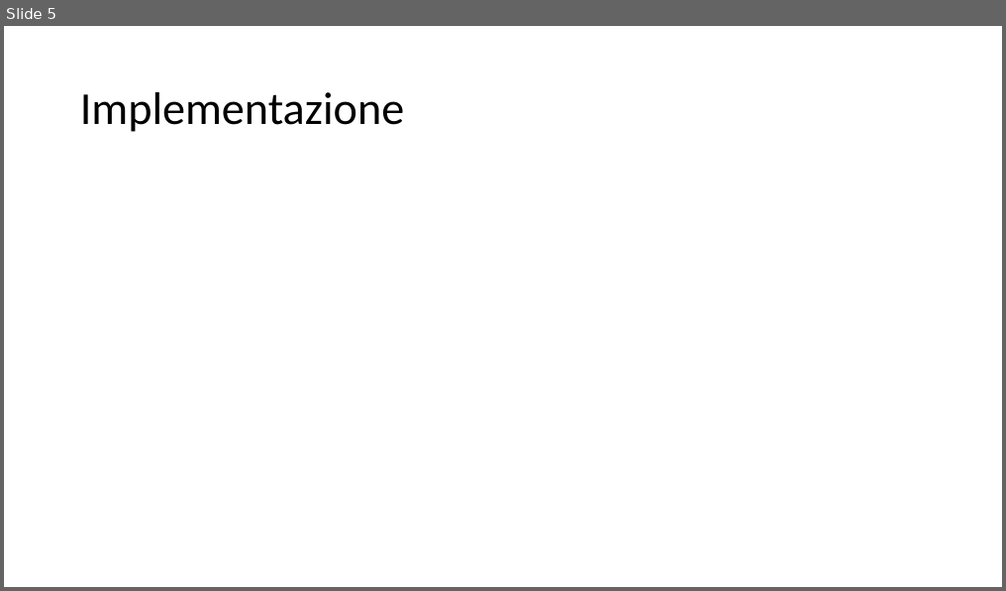
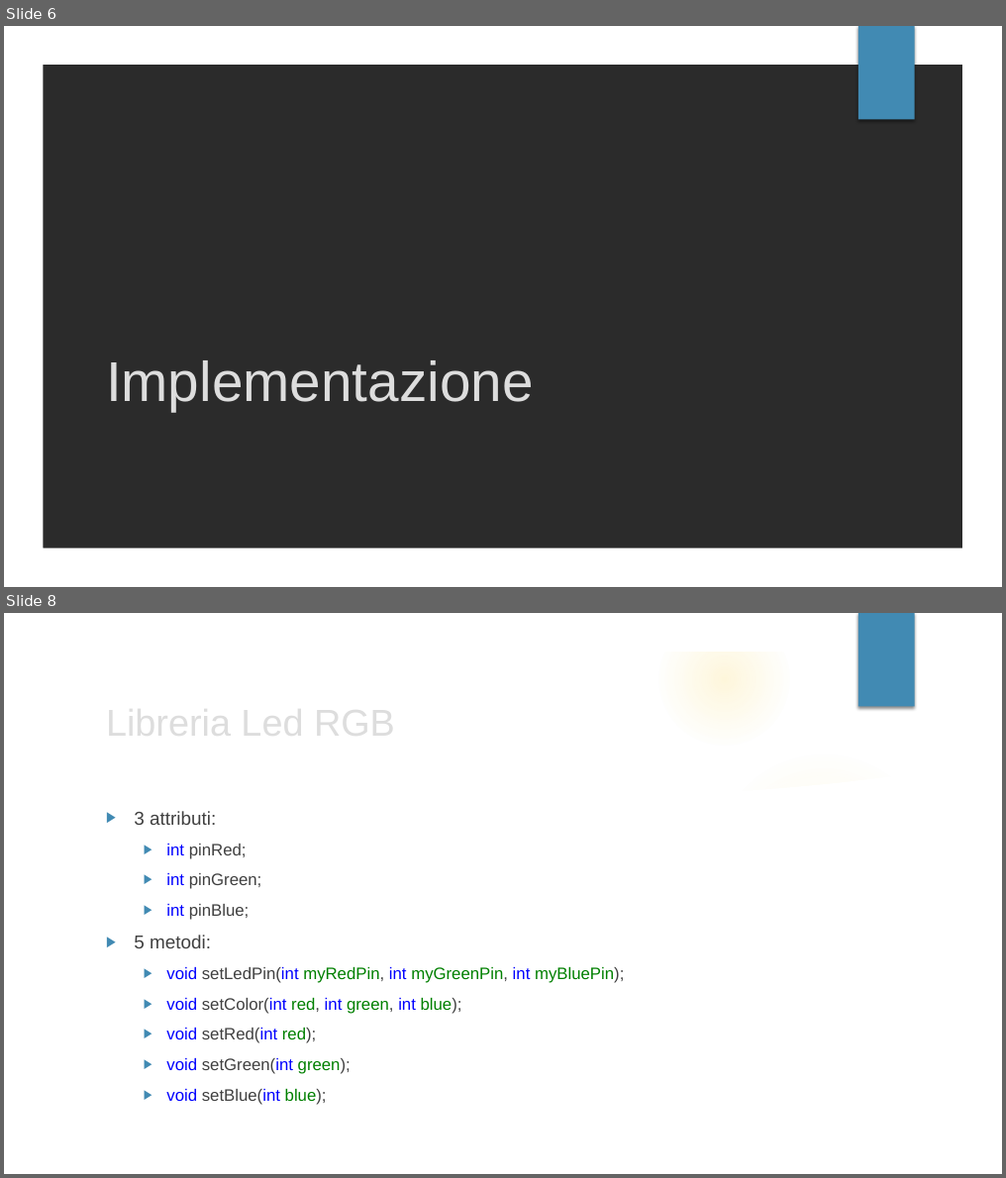
Before and after one commit to mattiaruberto/Progetto2, a slide deck: Presentazione/PROGETTO 2.pptx. Shown one above the other, each under a label of ours: slide 5 before the commit, slides 6 and 8 after it; the slides between them are not shown. The pictures are 1006x591 and 1006x1178 pixels, drawn with LibreOffice and Linux fonts; fonts in the diff are those of the drawing; background and template pictures are left out; a plain dark background stands for a picture behind light text. Boxes give left, top, right and bottom in pixels: in the first picture for what was removed or moved away, otherwise in the second. Text is boxed around its words. In the diff, an @@ line names an element or a change of style, - is before the commit and + after.

```diff
--- a/Presentazione/PROGETTO 2.pptx
+++ b/Presentazione/PROGETTO 2.pptx
@@ slide 8 added at [4,613,1002,1174], background picture (left out); not listed: 2 template elements that a slide beside it also shows @@
@@ title added at [98,692,816,750], 36 pt, text #DDDDDD @@
+Libreria Led RGB
@@ group added at [4,614,971,1174]: 5 ellipses, 2 freeform shapes @@
@@ text added at [134,811,624,1105], 16 pt, text #404040 @@
+▶ 3 attributi:
+  ▶ int pinRed;
+  ▶ int pinGreen;
+  ▶ int pinBlue;
+▶ 5 metodi:
+  ▶ void setLedPin(int myRedPin, int myGreenPin, int myBluePin);
+  ▶ void setColor(int red, int green, int blue);
+  ▶ void setRed(int red);
+  ▶ void setGreen(int green);
+  ▶ void setBlue(int blue);
@@ what was slide 5 is now slide 6 @@
@@ slide 6 changed as well @@
@@ background #FFFFFF to picture (left out) @@
@@ freeform shape added at [4,26,1002,587], fill #FFFFFF @@
@@ rectangle added at [858,26,915,120], fill #418AB3 @@
@@ title "Implementazione": place and size @@
-title "Implementazione" at [80,92,404,132]
+title "Implementazione" at [106,361,534,412]
@@ title "Implementazione" at [106,361,534,412]: size 44 to 54 pt, font Calibri to Arial, text colour #000000 to #DDDDDD; line spacing 0.9 to 1; vertical alignment middle to bottom @@
```
Also in this commit, not shown: 4 other slides changed, 10 other slides added, 2 slides removed.
